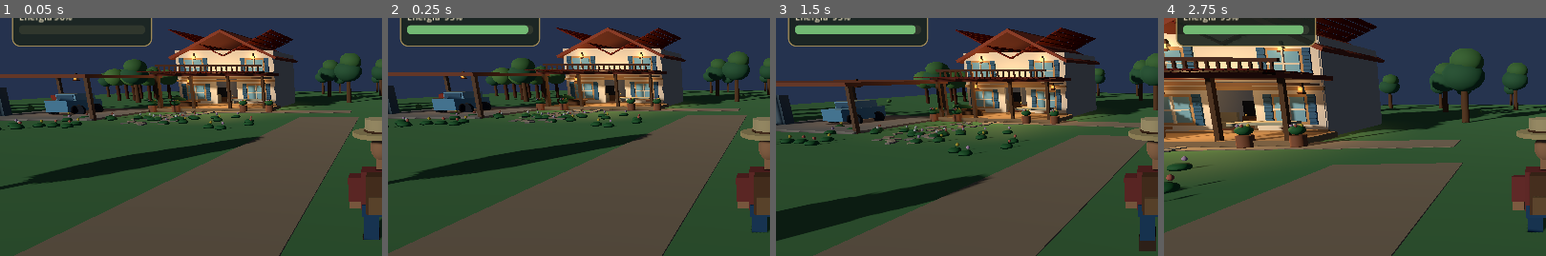
Above: before the commit, frames 1-4 (left to right).
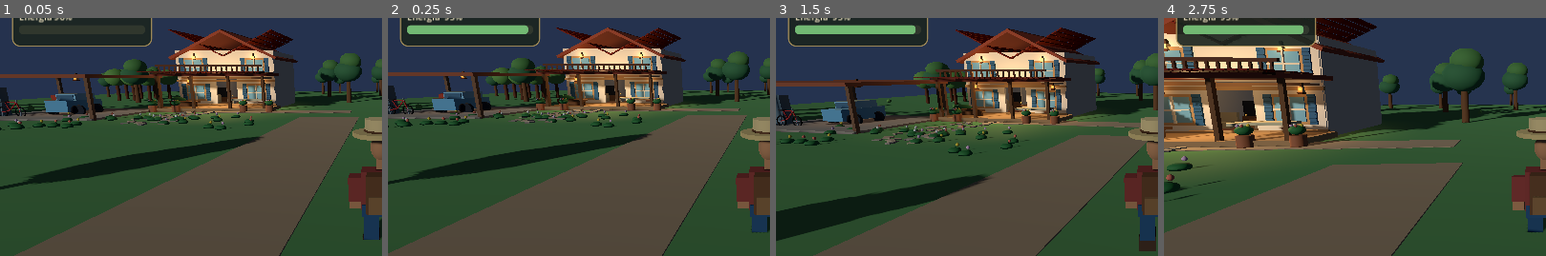
Above: after the commit, the same moments.

Repository: juniordev830/pixel-farm-seasons
Game: Godot game, scene res://scenes/farm_world.tscn
Same seed, same stepped clock (60 frames per second), same inputs: the game is played once before the commit and once after it.
Inputs (mouse positions are % of the whole screen's width and height, from its top left):
- Up to frame 1 (0.05 s): no input
- Up to frame 2 (0.25 s): no input
- Up to frame 3 (1.5 s): tap Enter (ui_accept) at 0.5 s; move the mouse to (55, 50) at 0.52 s; hold Shift (sprint) 0.53-1.28 s; hold W (move_forward) from 0.53 s (still down); tap Space (jump) at 0.77 s; move the mouse to (45, 50) at 1.27 s; tap Ctrl (crouch) at 1.35 s
- Up to frame 4 (2.75 s): keep holding W (move_forward); tap Space (jump) at 1.52 s; tap Shift (sprint) at 1.55 s; move the mouse to (52, 48) at 2.02 s; hold Shift (sprint) from 2.03 s (still down)
The pictures show only the part of the screen within x 0-50%, y 24-74%; the shares and areas given below are measured in that part.

The runs differ from the first frame. In frame 1, 0.1% of the frame differs, in the area x 0-14%, y 34-42%; in frame 2, 0.1%; in frame 3, 0.1%, in the area x 0-11%, y 38-46%; in frame 4, nothing differs.

Commit message:
feat(farm): integrate hunger and fatigue, add XP progression and Monark bicycle

Diff:
--- a/godot/scripts/life_sim.gd
+++ b/godot/scripts/life_sim.gd
@@ -7,6 +7,7 @@
 const DAY_MINUTES := 1440.0
 const TimeRules = preload("res://scripts/rural_time.gd")
 const Schedule = preload("res://scripts/rural_schedule.gd")
+const VitalRules = preload("res://scripts/rural_vitals.gd")
 
 var farmer: CharacterBody3D
 var car: CharacterBody3D
@@ -25,6 +26,8 @@
 var hunger := 82.0
 var energy := 96.0
 var coins := 180
+var level := 1
+var experience := 0
 var food := 6
 var feed := 5
 var seeds := 12
@@ -233,6 +236,46 @@
     _box("Caixa de ferramentas", Vector3(-29.0, 1.21, -7.8), Vector3(0.84, 0.43, 0.48), Color("#be4c34"))
     _box("Armario ferramentas", Vector3(-29.15, 1.12, -3.25), Vector3(1.0, 2.24, 0.55), Color("#6b7e80"))
     _make_car()
+    _make_bicycle()
+
+
+func _bike_tube(label: String, a: Vector3, b: Vector3, tint: Color) -> void:
+    var direction := b - a
+    if direction.length_squared() < 0.0001:
+        return
+    var tube := _box(label, (a + b) * 0.5, Vector3(0.06, direction.length(), 0.06), tint)
+    tube.quaternion = Quaternion(Vector3.UP, direction.normalized())
+
+
+func _make_bicycle() -> void:
+    # Monark vermelha ao lado do Fusca azul. Modelo decorativo, ainda nao dirigivel.
+    var red := Color("#c83c36")
+    var steel := Color("#929b9b")
+    var rear := Vector3(-28.30, 0.45, -2.60)
+    var front := Vector3(-26.95, 0.45, -2.60)
+    for center in [rear, front]:
+        var wheel := MeshInstance3D.new()
+        wheel.name = "Monark - roda"
+        var ring := TorusMesh.new()
+        ring.inner_radius = 0.32
+        ring.outer_radius = 0.40
+        wheel.mesh = ring
+        wheel.material_override = _make_mat(Color("#252525"))
+        wheel.position = center
+        wheel.rotation.x = PI / 2.0
+        add_child(wheel)
+        _bike_tube("Monark - raio", center + Vector3(-0.28, 0, 0), center + Vector3(0.28, 0, 0), steel)
+        _bike_tube("Monark - raio", center + Vector3(0, -0.28, 0), center + Vector3(0, 0.28, 0), steel)
+    var pedals := Vector3(-27.69, 0.60, -2.60)
+    var saddle := Vector3(-27.93, 1.16, -2.60)
+    var handle := Vector3(-27.10, 1.18, -2.60)
+    _bike_tube("Monark - quadro baixo", rear, pedals, red)
+    _bike_tube("Monark - quadro central", pedals, saddle, red)
+    _bike_tube("Monark - quadro superior", saddle, handle, red)
+    _bike_tube("Monark - quadro dianteiro", handle, front, red)
+    _bike_tube("Monark - quadro diagonal", handle, pedals, red)
+    _bike_tube("Monark - guidom", handle, handle + Vector3(0.0, 0.18, 0.0), steel)
+    _box("Monark - selim", saddle + Vector3(-0.06, 0.06, 0), Vector3(0.37, 0.08, 0.23), Color("#333333"))
 
 
 func _make_car() -> void:
@@ -369,14 +412,21 @@
     if not is_finite(amount) or amount <= 0.0:
         return
     minutes += amount
-    hunger = maxf(0.0, hunger - amount * 0.06)
-    energy = maxf(0.0, energy - amount * 0.04)
+    var running := farmer != null and not driving and Input.is_action_pressed("sprint") and farmer.velocity.length() > 0.2
+    var nighttime := minutes >= 1320.0 or minutes < 330.0
+    var state: Dictionary = VitalRules.advance(hunger, energy, amount, running, nighttime)
+    hunger = float(state["satiety"])
+    energy = float(state["energy"])
     while minutes >= DAY_MINUTES:
         minutes -= DAY_MINUTES
         day += 1
         _daily_reset()
     _refresh_reminder()
     _update_light()
+
+
+func movement_multiplier() -> float:
+    return VitalRules.movement_multiplier(hunger, energy)
 
 
 func _refresh_reminder() -> void:
@@ -464,10 +514,13 @@
                 _announce(message)
                 if message.contains("plantado!"):
                     advance_activity("plantar")
+                    _award_experience(2)
                 elif message.begins_with("Canteiro regado!"):
                     advance_activity("regar")
+                    _award_experience(1)
                 elif message.begins_with("Colheu "):
                     advance_activity("colher")
+                    _award_experience(10)
         "fridge":
             if food < 1:
                 _announce("Geladeira vazia! Compre mantimentos na venda da vila.")
@@ -505,6 +558,7 @@
                 feed -= 1
                 cow_fed = true
                 advance_activity("alimentar_animais")
+                _award_experience(6)
                 _announce("Voce alimentou a vaca e as galinhas. +bem-estar.")
         "water":
             if animals_watered:
@@ -512,6 +566,7 @@
             else:
                 animals_watered = true
                 advance_activity("colocar_agua")
+                _award_experience(4)
                 _announce("Agua limpa distribuida no curral e galinheiro.")
         "milk":
             if cow_milked:
@@ -523,6 +578,7 @@
                 cow_milked = true
                 coins += 12
                 advance_activity("ordenhar")
+                _award_experience(10)
                 _announce("Ordenha concluida: +2 leite, +R$ 12 pela venda automatica.")
         "eggs":
             if eggs_collected:
@@ -534,6 +590,7 @@
                 eggs_collected = true
                 coins += 9
                 advance_activity("recolher_ovos")
+                _award_experience(8)
                 _announce("Coletou 3 ovos e recebeu R$ 9 pela venda automatica.")
         "repair":
             if coins < 20:
@@ -544,6 +601,7 @@
                 coins -= 20
                 car_condition = 100.0
                 advance_activity("reparar_carro")
+                _award_experience(6)
                 _announce("Carro revisado na oficina. Condicao 100%.")
         "car":
             _enter_car()
@@ -555,6 +613,7 @@
                 coins += sold * 5
                 harvested = 0
                 advance_activity("mercado")
+                _award_experience(3)
                 _announce("Vendeu %d produtos da horta por R$ %d! E novamente para comprar." % [sold, sold * 5])
             elif coins < 30:
                 _announce("O kit com comida, racao e sementes custa R$ 30.")
@@ -567,6 +626,19 @@
                 _announce("Comprou +4 mantimentos, +3 racoes e +8 sementes por R$ 30.")
     _refresh_devices()
     _save_progress()
+
+
+func _award_experience(points: int) -> void:
+    # Progressao inicial ate o nivel 30: tarefas da fazenda rendem experiencia.
+    if points <= 0:
+        return
+    experience += points
+    while level < 30 and experience >= level * 50:
+        experience -= level * 50
+        level += 1
+        coins += level * 5
+    if level >= 30:
+        experience = mini(experience, level * 50)
 
 
 func _meal_name() -> String:
@@ -592,7 +664,8 @@
         hunger = minf(100.0, hunger + 45.0)
         energy = minf(100.0, energy + 7.0)
         advance_activity(TimeRules.meal_activity(meal))
-        _announce("Refeicao realizada: %s. Fome +45, energia +7." % meal.capitalize())
+        _award_experience(3)
+        _announce("Refeicao realizada: %s. Saciedade +45, energia +7." % meal.capitalize())
 
 
 func _sleep() -> void:
@@ -699,14 +772,14 @@
         ready = int(farm_system.call("crops_ready"))
         tool = String(farm_system.call("tool_name"))
         crop = String(farm_system.call("seed_name"))
-    hud_stats.text = "TEMPO POR ATIVIDADES | DIA %d  |  %s  |  %s  |  %s  |  R$ %d\nFome: %d%%   Energia: %d%%\nComida: %d  Racao: %d  Sementes: %d\nColhidos: %d  Prontos: %d  Ovos: %d  Leite: %d\nFerramenta: %s  |  Cultura: %s  (F/G)\nCafe: %s  Almoco: %s  Janta: %s\nAnimais alimentados: %s  Agua: %s\nCarro: %d%%" % [
+    hud_stats.text = "TEMPO POR ATIVIDADES | DIA %d  |  %s  |  %s  |  %s  |  R$ %d\nSaciedade: %d%%   Energia: %d%%\nComida: %d  Racao: %d  Sementes: %d\nColhidos: %d  Prontos: %d  Ovos: %d  Leite: %d\nFerramenta: %s  |  Cultura: %s  (F/G)\nCafe: %s  Almoco: %s  Janta: %s\nAnimais alimentados: %s  Agua: %s\nCarro: %d%%  |  Nivel %d  XP %d/%d" % [
         day, _time_string(), _season(), _weather_label(), coins,
         int(hunger), int(energy),
         food, feed, seeds, harvested, ready, eggs, milk,
         tool, crop,
         "ok" if meals["cafe"] else "-", "ok" if meals["almoco"] else "-", "ok" if meals["jantar"] else "-",
         "sim" if cow_fed else "nao", "sim" if animals_watered else "nao",
-        int(car_condition)
+        int(car_condition), level, experience, level * 50
     ]
     var next := _closest()
     hud_hint.text = ("E — " + String(next["title"])) if not next.is_empty() else "Explore e trabalhe na fazenda: E interagir | F ferramenta | G semente."
@@ -721,6 +794,7 @@
     var payload := {
         "version": 1, "day": day, "minutes": minutes, "hunger": hunger,
         "energy": energy, "coins": coins, "food": food, "feed": feed,
+        "level": level, "experience": experience,
         "seeds": seeds, "harvested": harvested,
         "farming": farm_system.call("serialize") if farm_system != null else [],
         "eggs": eggs, "milk": milk, "car_condition": car_condition,
@@ -752,6 +826,8 @@
     hunger = clampf(float(data.get("hunger", hunger)), 0.0, 100.0)
     energy = clampf(float(data.get("energy", energy)), 0.0, 100.0)
     coins = maxi(0, int(data.get("coins", coins)))
+    level = clampi(int(data.get("level", level)), 1, 30)
+    experience = clampi(int(data.get("experience", experience)), 0, level * 50)
     food = maxi(0, int(data.get("food", food)))
     feed = maxi(0, int(data.get("feed", feed)))
     seeds = maxi(0, int(data.get("seeds", seeds)))
